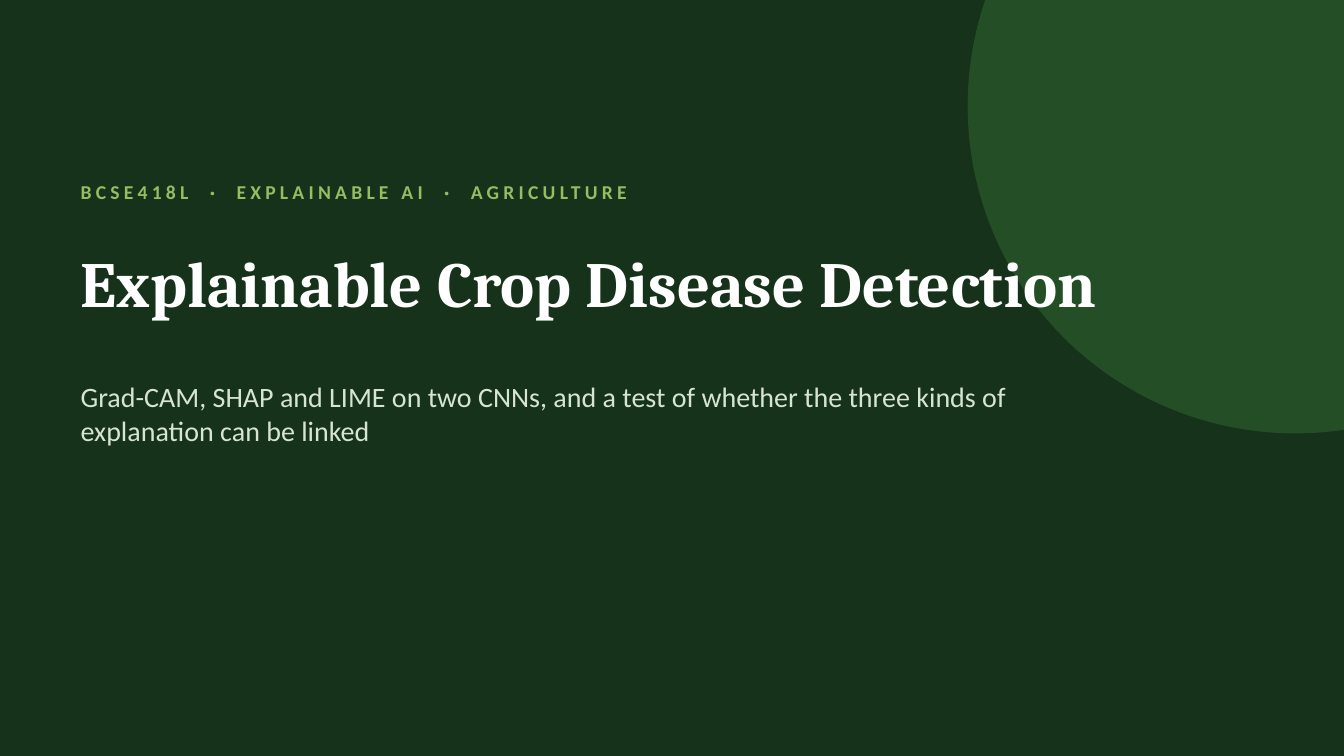
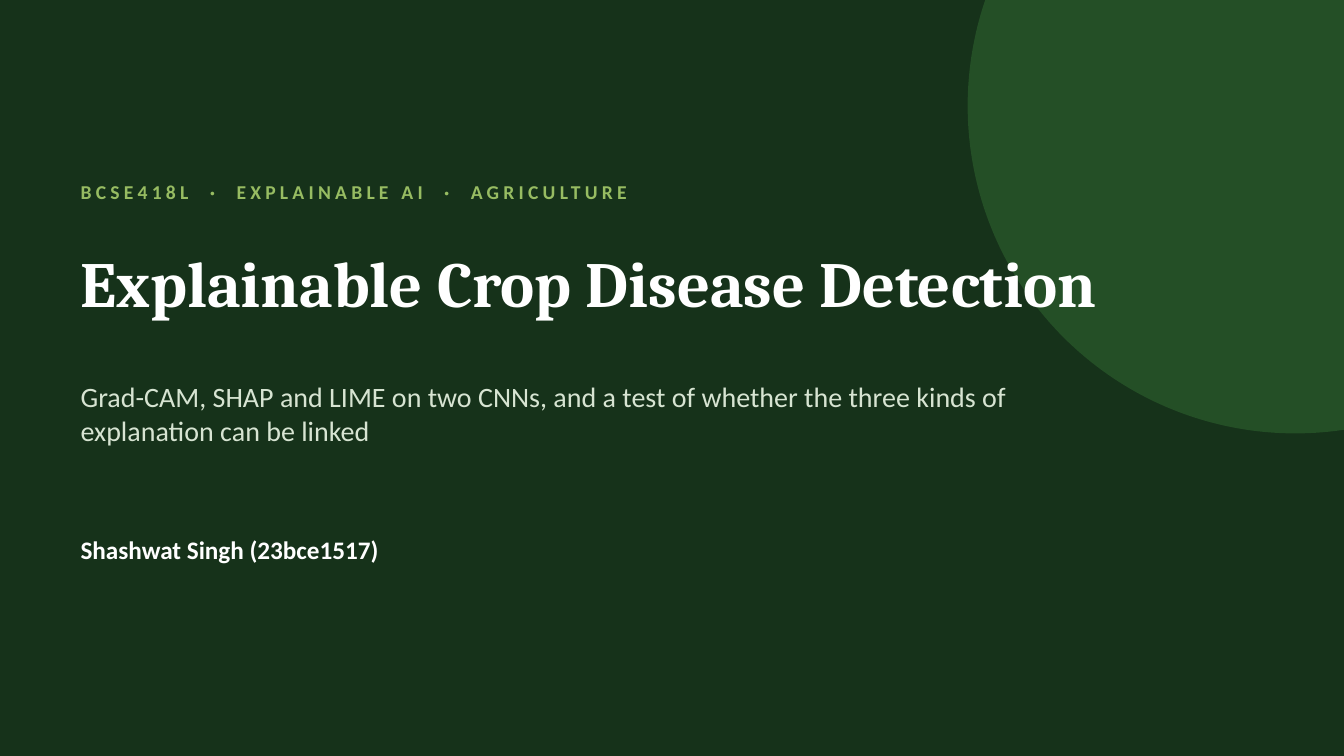
Before and after one commit to Shashh-wat/xaiproject, a slide deck: slide 1 of presentation.pptx. Drawn at 1344x756 pixels with LibreOffice and Linux fonts; fonts in the diff are those of the drawing. Boxes give left, top, right and bottom in pixels: in the first picture for what was removed or moved away, otherwise in the second. Text is boxed around its words. In the diff, an @@ line names an element or a change of style, - is before the commit and + after.

Commit message:
Add author to report and presentation

```diff
--- a/presentation.pptx
+++ b/presentation.pptx
@@ text added at (81, 540, 379, 564), 18 pt, text #FFFFFF, bold @@
+Shashwat Singh (23bce1517)
```
Also in this commit, not shown: 3 other files.
